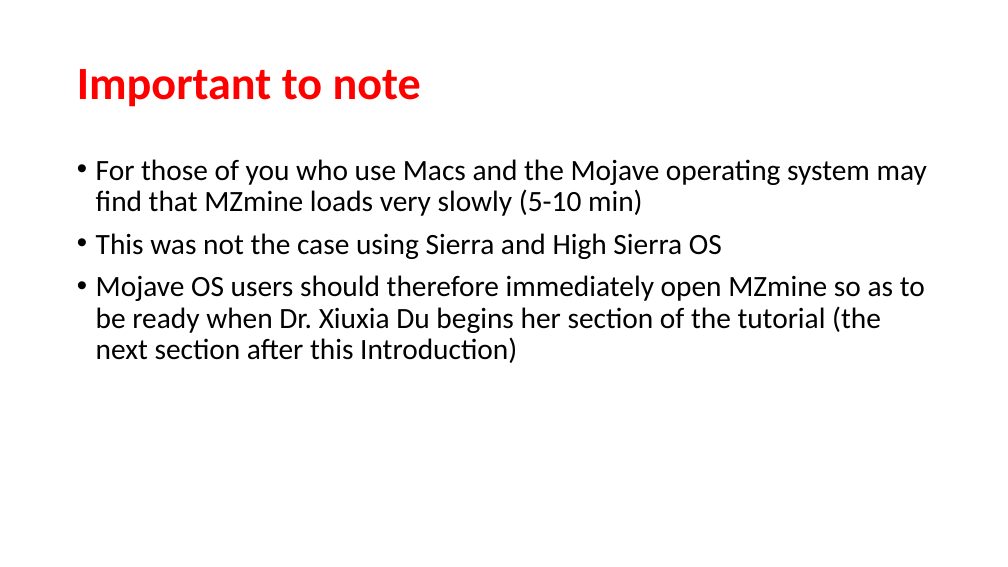
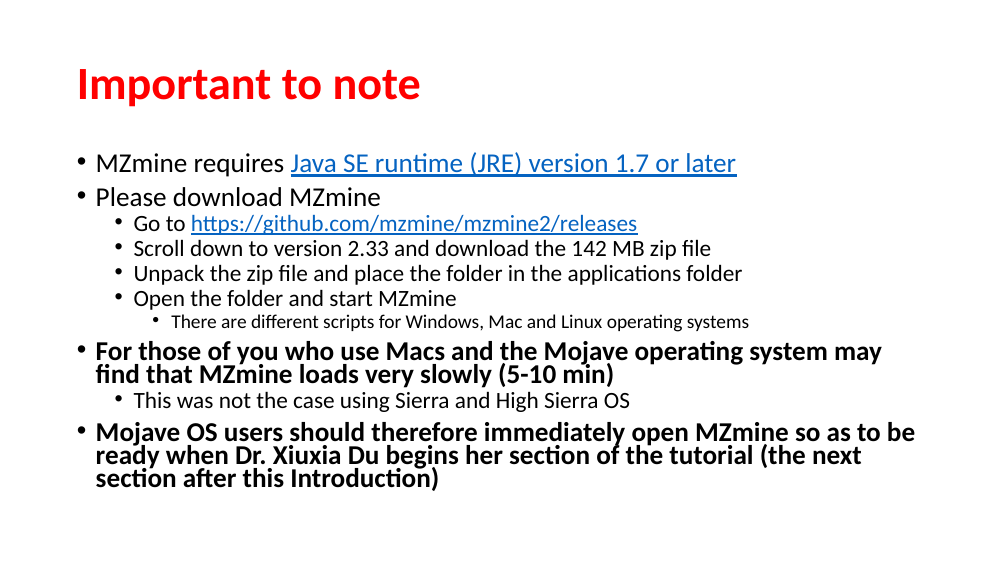
Before and after one commit to duxiuxia-bioinformatics/MCBIOS-2019, a slide deck: slide 2 of MCBIOS tutorial introduction.pptx. Drawn at 1008x567 pixels with LibreOffice and Linux fonts; fonts in the diff are those of the drawing. Boxes give left, top, right and bottom in pixels: in the first picture for what was removed or moved away, otherwise in the second. Text is boxed around its words. In the diff, an @@ line names an element or a change of style, - is before the commit and + after.

Commit message:
updated introduction slides

```diff
--- a/MCBIOS tutorial introduction.pptx
+++ b/MCBIOS tutorial introduction.pptx
@@ text at <box>96,152,749,332</box>: paragraphs added @@
+• MZmine requires Java SE runtime (JRE) version 1.7 or later
+• Please download MZmine
+  • Go to https://github.com/mzmine/mzmine2/releases
+  • Scroll down to version 2.33 and download the 142 MB zip file
+  • Unpack the zip file and place the folder in the applications folder
+  • Open the folder and start MZmine
+    • There are different scripts for Windows, Mac and Linux operating systems
@@ text at <box>96,341,915,491</box>: size 28 to 25.9 pt, bold on in "For those of you who use Macs ...", "Mojave OS users should therefore immediately open ..."; size 28 to 22.2 pt in "This was not the case using Sierra ..."; line spacing 0.9 to 0.7; list level 1 to 2 in "This was not the case ..." @@
```
Also in this commit, not shown: 4 other slides changed, 1 other file.
